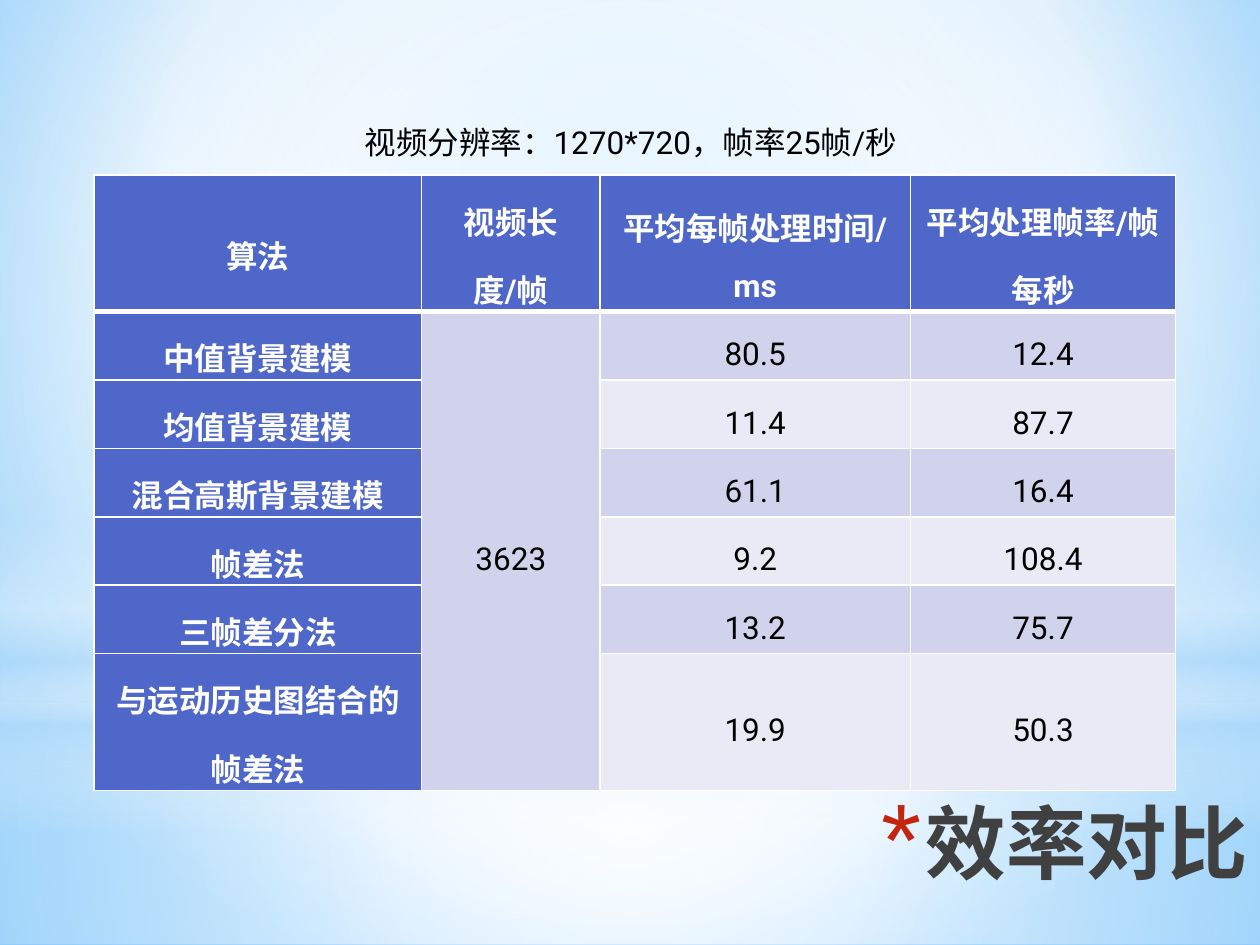
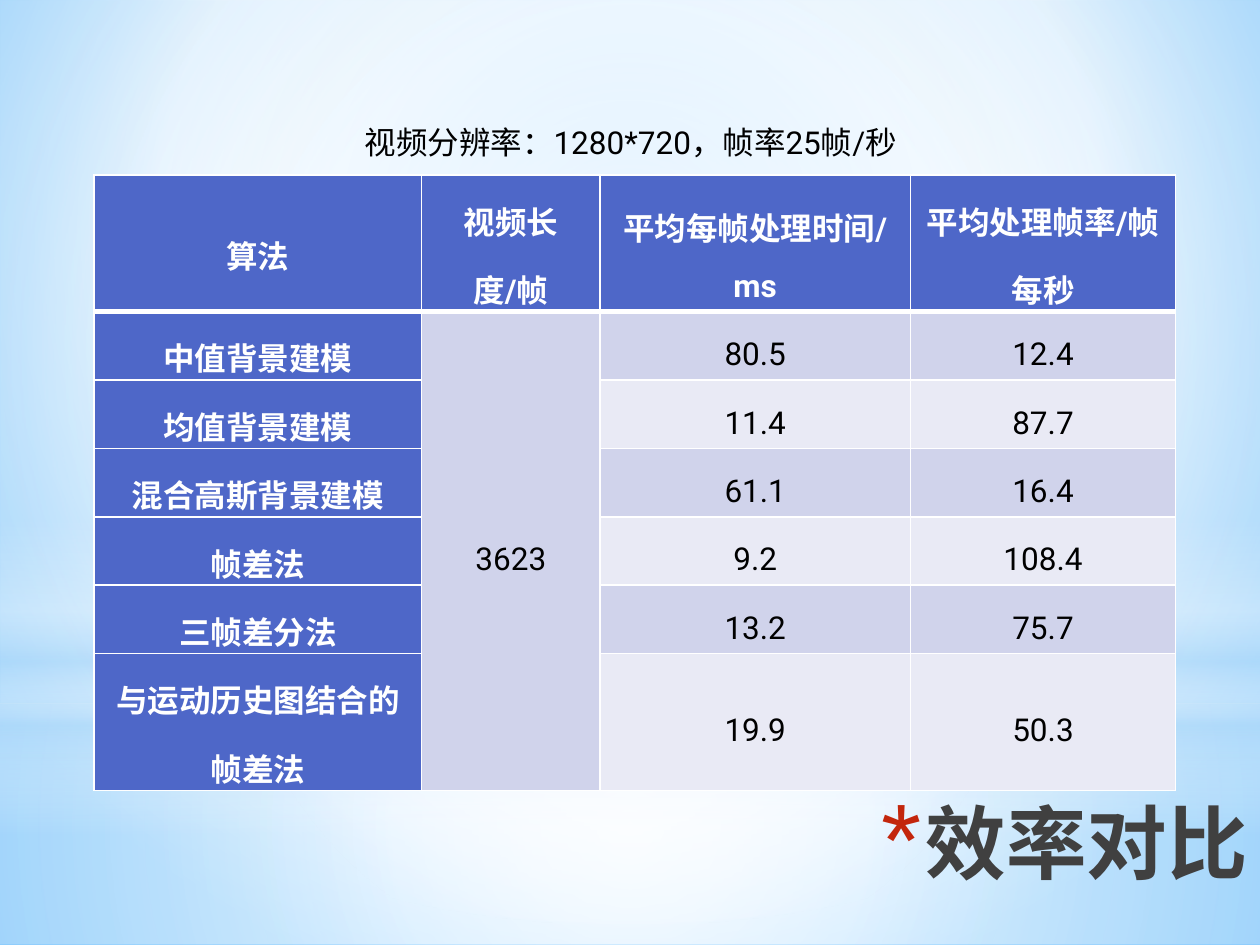
Before and after one commit to ronnyMakhuddin/motion-detect-tiqu, a slide deck: slide 9 of 研究生毕业设计/文档管理/论文_2/毕业设计答辩.pptx. Drawn at 1260x945 pixels with LibreOffice and Linux fonts; fonts in the diff are those of the drawing. Boxes give left, top, right and bottom in pixels: in the first picture for what was removed or moved away, otherwise in the second. Text is boxed around its words. In the diff, an @@ line names an element or a change of style, - is before the commit and + after.

```diff
--- a/研究生毕业设计/文档管理/论文_2/毕业设计答辩.pptx
+++ b/研究生毕业设计/文档管理/论文_2/毕业设计答辩.pptx
@@ text at box(365, 127, 897, 157): text changed @@
-视频分辨率：1270*720，帧率25帧/秒
+视频分辨率：1280*720，帧率25帧/秒
```
Also in this commit, not shown: 3 other slides changed, 1 other file.
